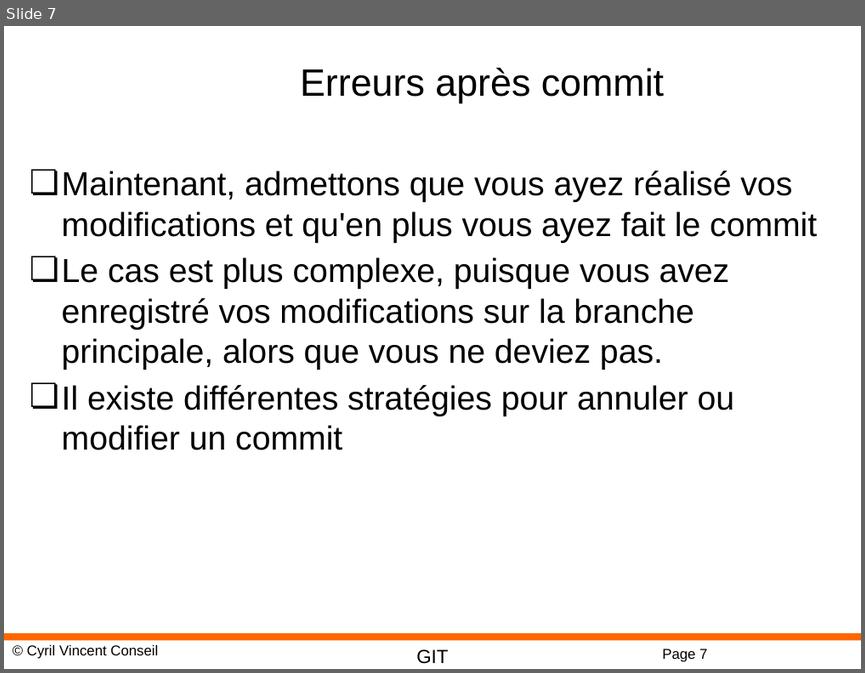
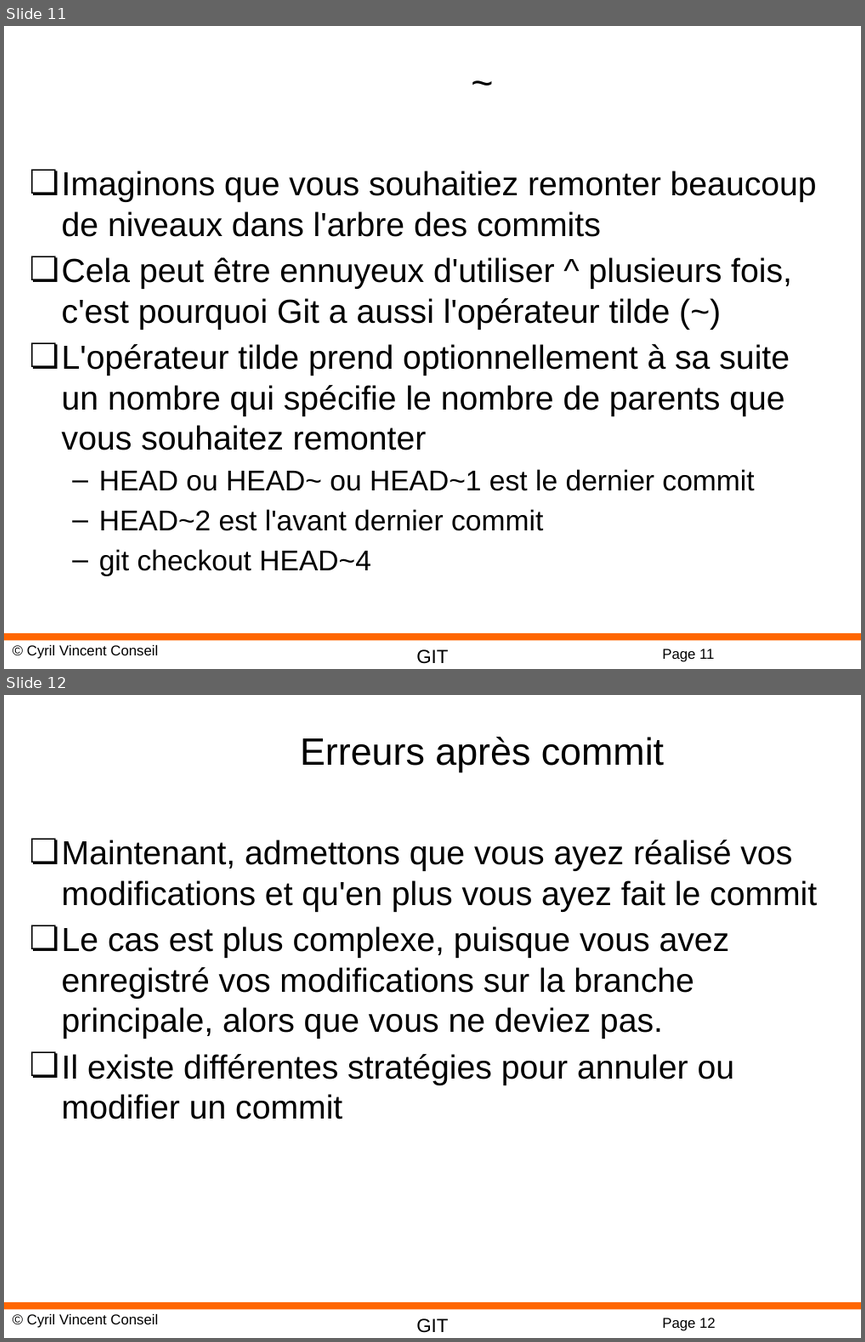
Before and after one commit to cyrilvincent/git, a slide deck: ppt/GIT05-Conflicts.pptx. Shown one above the other, each under a label of ours: slide 7 before the commit, slides 11 and 12 after it. The pictures are 865x673 and 865x1342 pixels, drawn with LibreOffice and Linux fonts; fonts in the diff are those of the drawing; background and template pictures are left out. Boxes give left, top, right and bottom in pixels: in the first picture for what was removed or moved away, otherwise in the second. Text is boxed around its words. In the diff, an @@ line names an element or a change of style, - is before the commit and + after.

```diff
--- a/ppt/GIT05-Conflicts.pptx
+++ b/ppt/GIT05-Conflicts.pptx
@@ slide 11 added at box(4, 26, 861, 669), background #FFFFFF; not listed: 4 template elements that a slide beside it also shows @@
@@ title added at box(115, 27, 849, 134), 32 pt, text #000000 @@
+~
@@ text added at box(62, 170, 817, 576), 28 pt, text #000000 @@
+❏ Imaginons que vous souhaitiez remonter beaucoup de niveaux dans l'arbre des commits
+❏ Cela peut être ennuyeux d'utiliser ^ plusieurs fois, c'est pourquoi Git a aussi l'opérateur tilde (~)
+❏ L'opérateur tilde prend optionnellement à sa suite un nombre qui spécifie le nombre de parents que vous souhaitez remonter
+  – HEAD ou HEAD~ ou HEAD~1 est le dernier commit
+  – HEAD~2 est l'avant dernier commit
+  – git checkout HEAD~4
@@ what was slide 7 is now slide 12 @@
@@ page number at box(662, 1317, 715, 1331): text changed @@
-Page 7
+Page 12
```
Also in this commit, not shown: 1 slide changed, 6 other slides added, 3 other files.
